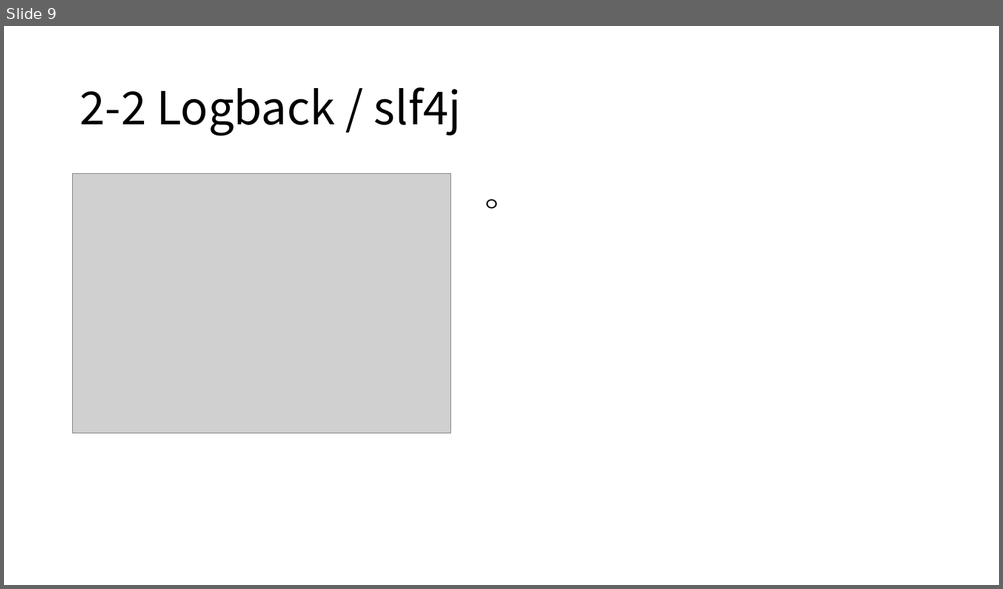
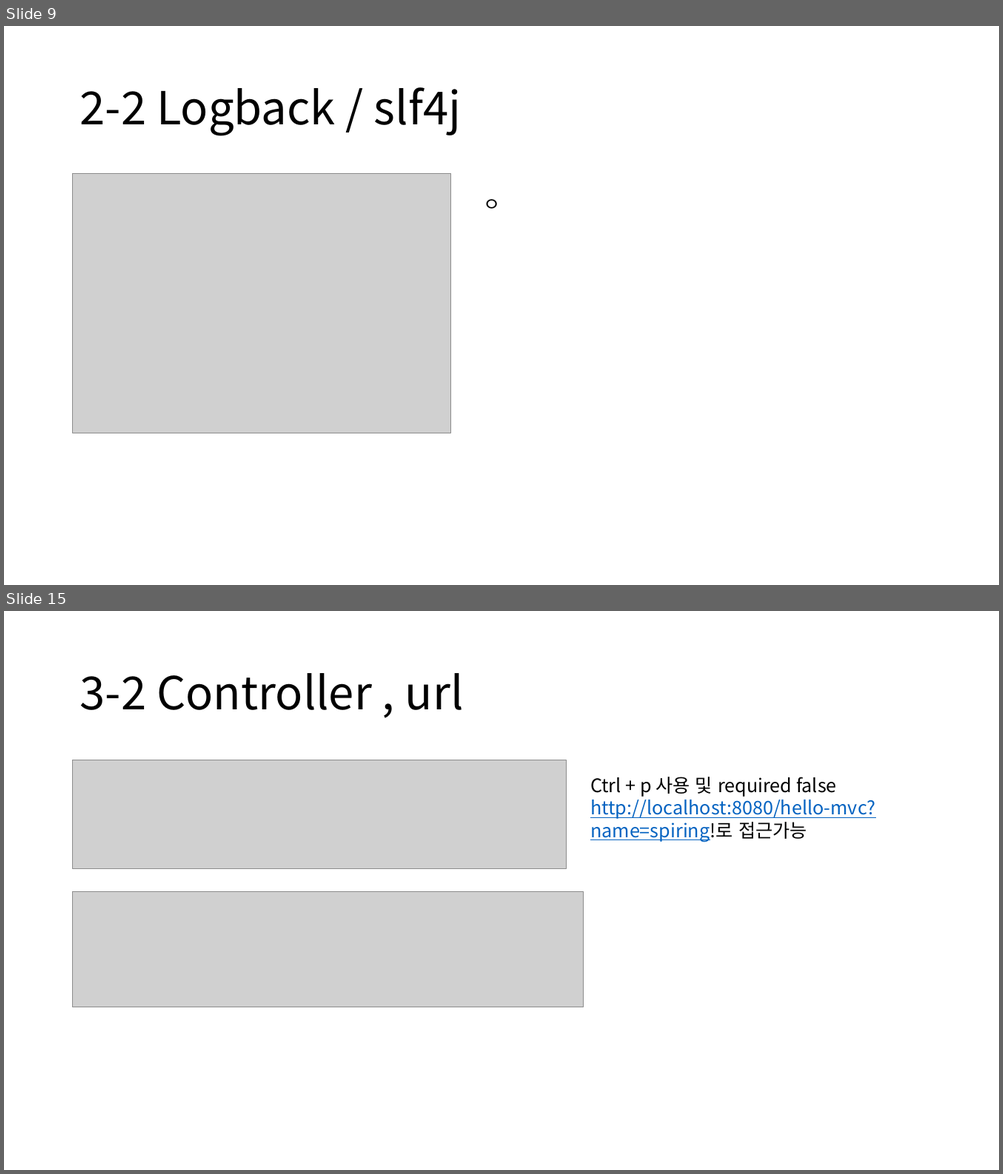
Before and after one commit to rkadbwkd/Spring-basic, a slide deck: Spring-basic.pptx. Shown one above the other, each under a label of ours: slide 9 before the commit, slides 9 and 15 after it; the slides between them are not shown. The pictures are 1003x589 and 1003x1174 pixels, drawn with LibreOffice and Linux fonts; fonts in the diff are those of the drawing; grey boxes stand for pictures. Boxes give left, top, right and bottom in pixels: in the first picture for what was removed or moved away, otherwise in the second. Text is boxed around its words. In the diff, an @@ line names an element or a change of style, - is before the commit and + after.

```diff
--- a/Spring-basic.pptx
+++ b/Spring-basic.pptx
@@ slide 15 added at <box>4,611,999,1170</box>, background #FFFFFF @@
@@ title added at <box>79,673,464,710</box>, 44 pt, text #000000 @@
+3-2 Controller , url
@@ picture added at <box>73,760,566,869</box> @@
@@ text added at <box>590,777,876,842</box>, 18 pt, text #0563C1, underline @@
+Ctrl + p 사용 및 required false
+http://localhost:8080/hello-mvc?name=spiring!로 접근가능
@@ picture added at <box>73,891,583,1007</box> @@
```
Also in this commit, not shown: 1 slide changed, 9 other slides added, 3 other files.
